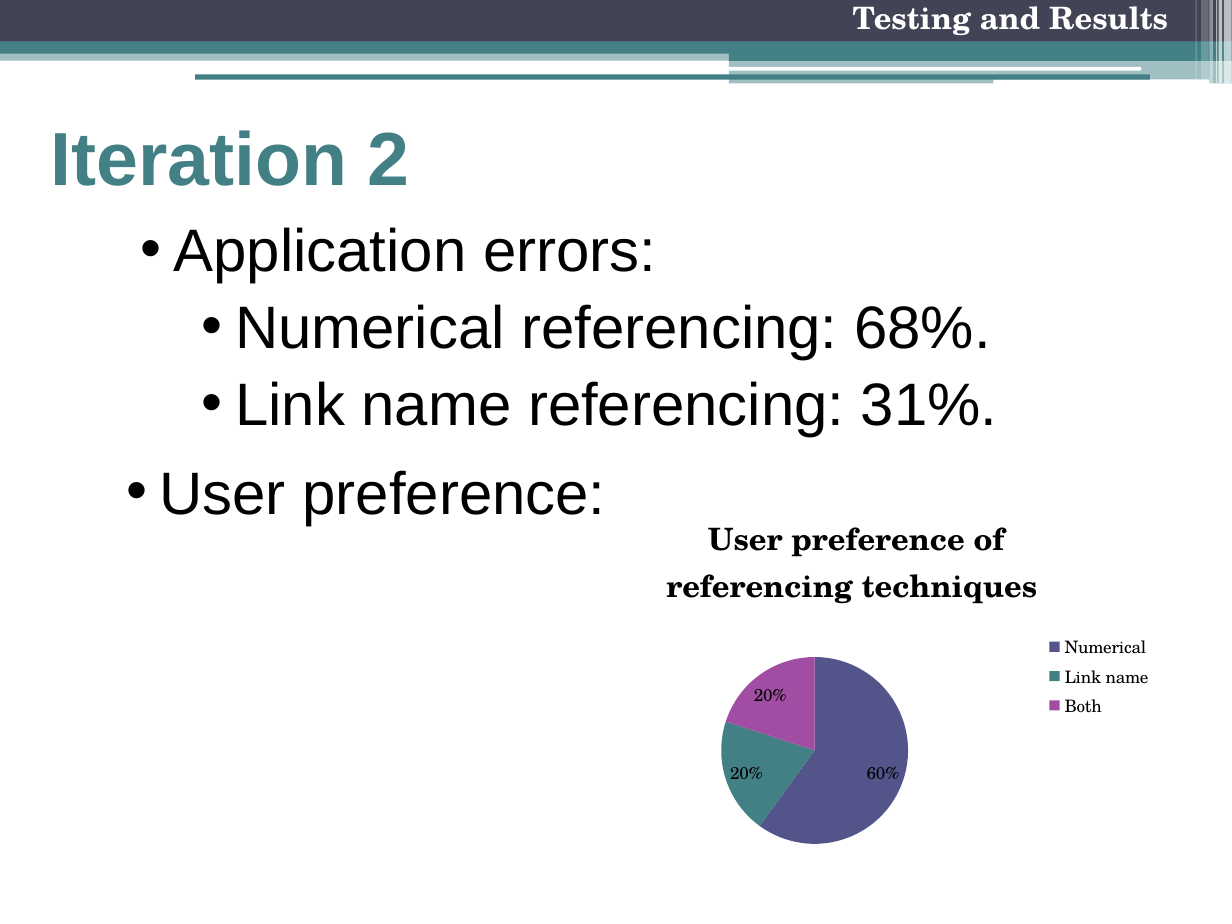
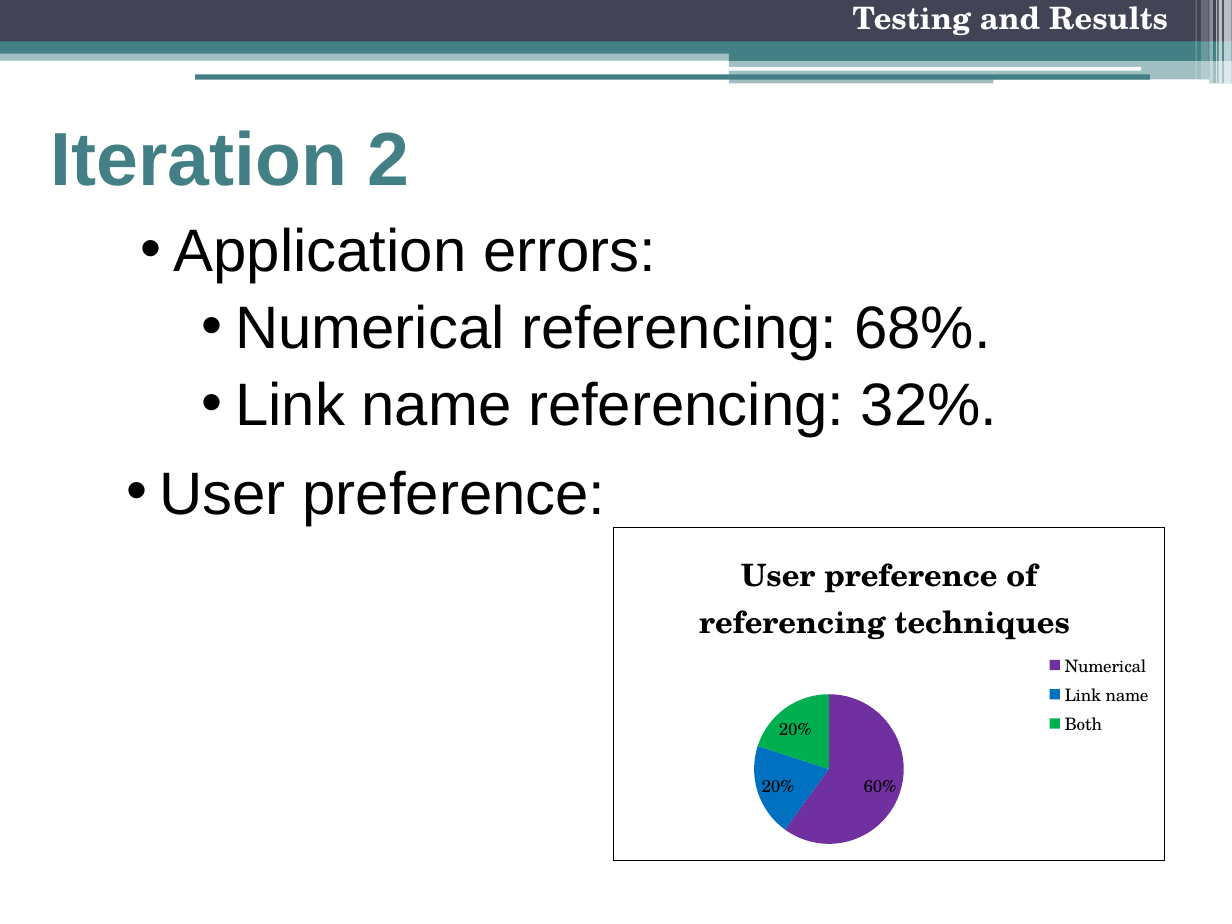
Before and after one commit to freecole/Lab-project, a slide deck: slide 26 of Presentation/3 Nov/Final Presentation.pptx. Drawn at 1232x924 pixels with LibreOffice and Linux fonts; fonts in the diff are those of the drawing. Boxes give left, top, right and bottom in pixels: in the first picture for what was removed or moved away, otherwise in the second. Text is boxed around its words. In the diff, an @@ line names an element or a change of style, - is before the commit and + after.

Commit message:
changed the graph colours

```diff
--- a/Presentation/3 Nov/Final Presentation.pptx
+++ b/Presentation/3 Nov/Final Presentation.pptx
@@ text at box(235, 381, 997, 436): text changed @@
-    • Link name referencing: 31%.
+    • Link name referencing: 32%.
@@ pie chart at box(614, 527, 1164, 860) @@
@@ colours of single points changed @@
@@ border changed @@
@@ pie chart: place and size @@
-pie chart at box(548, 492, 1164, 861)
+pie chart at box(614, 527, 1164, 860)
```
Also in this commit, not shown: 9 other slides changed.
